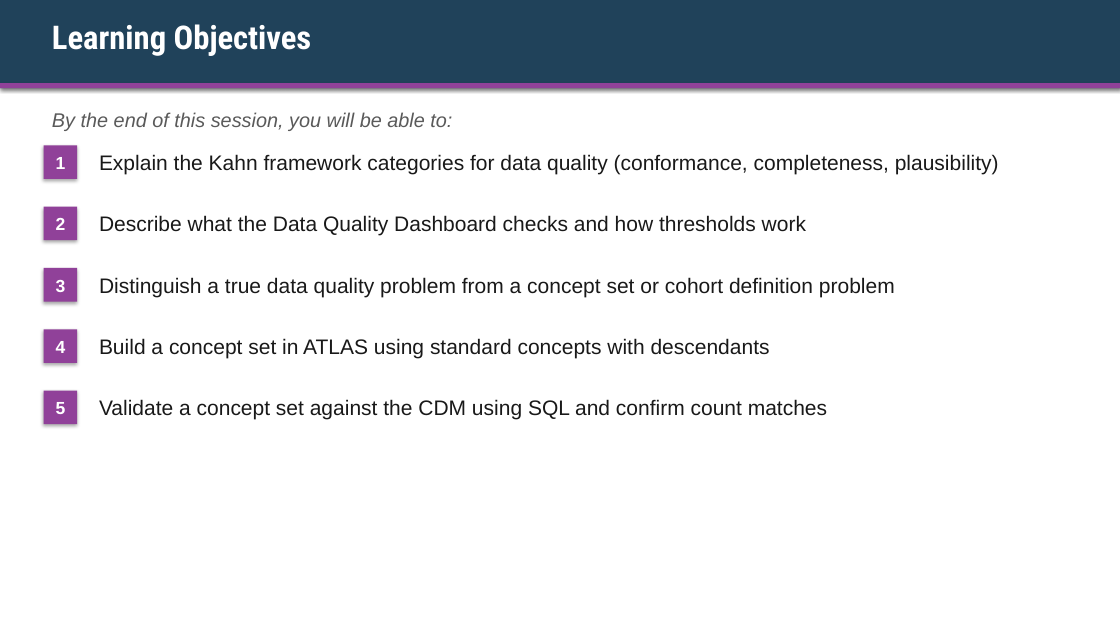
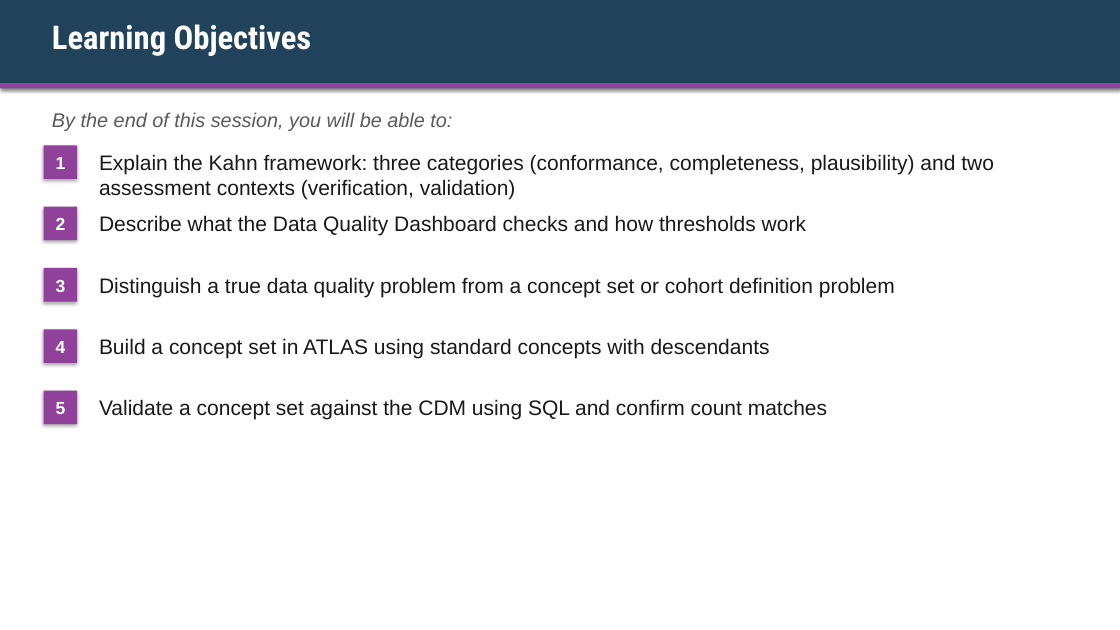
Before and after one commit to ALSTDI/ALS-RWE, a slide deck: slide 7 of docs/free-rwe-resources/train-the-trainer/training/day-02-vocab-dqd/kit/Instructor-Deck-with-Notes.pptx. Drawn at 1120x630 pixels with LibreOffice and Linux fonts; fonts in the diff are those of the drawing. Boxes give left, top, right and bottom in pixels: in the first picture for what was removed or moved away, otherwise in the second. Text is boxed around its words. In the diff, an @@ line names an element or a change of style, - is before the commit and + after.

```diff
--- a/docs/free-rwe-resources/train-the-trainer/training/day-02-vocab-dqd/kit/Instructor-Deck-with-Notes.pptx
+++ b/docs/free-rwe-resources/train-the-trainer/training/day-02-vocab-dqd/kit/Instructor-Deck-with-Notes.pptx
@@ text at (x1=99, y1=154, x2=994, y2=200): text changed @@
-Explain the Kahn framework categories for data quality (conformance, completeness, plausibility)
+Explain the Kahn framework: three categories (conformance, completeness, plausibility) and two assessment contexts (verification, validation)
```
Also in this commit, not shown: 2 other slides changed, 4 other files.
